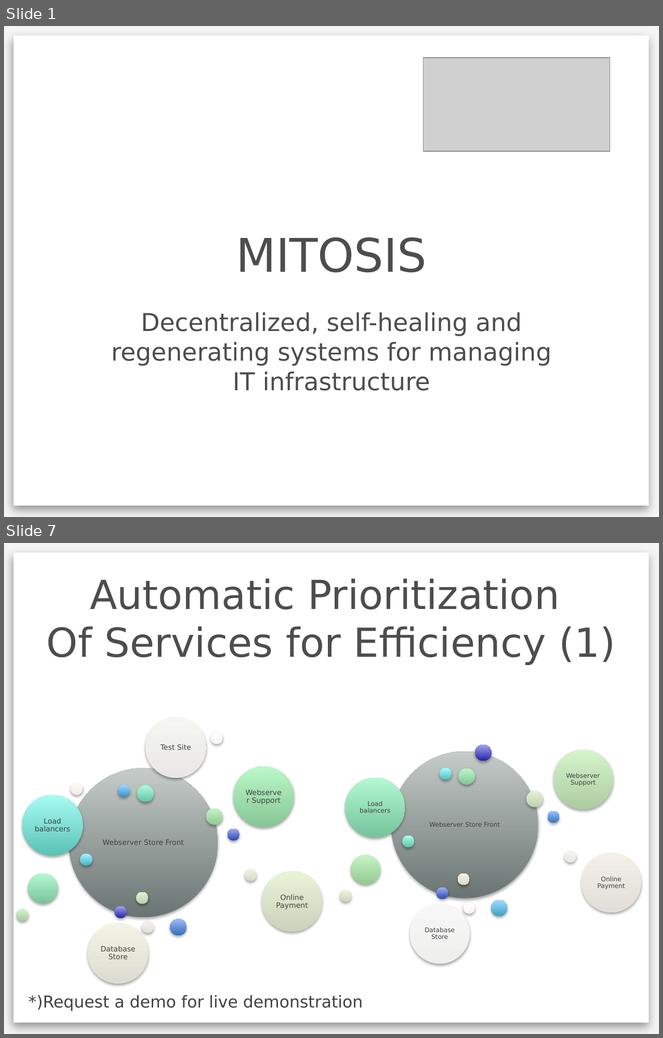
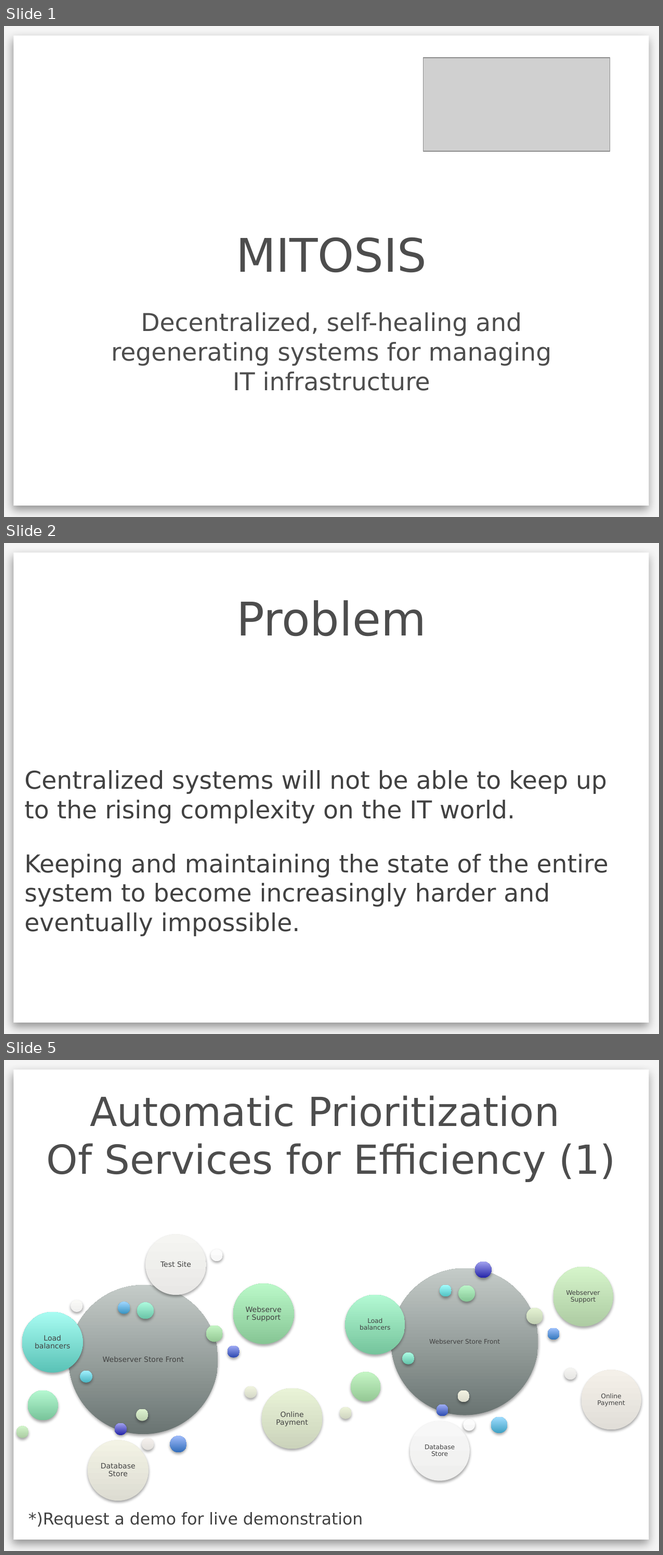
Before and after one commit to pinireznik/antitude, a slide deck: Mitosis-pitch.pptx. Shown one above the other, each under a label of ours: slides 1 and 7 before the commit, slides 1, 2 and 5 after it; the slides between them are not shown. The pictures are 663x1038 and 663x1555 pixels, drawn with LibreOffice and Linux fonts; fonts in the diff are those of the drawing; grey boxes stand for pictures; background and template pictures are left out. Boxes give left, top, right and bottom in pixels: in the first picture for what was removed or moved away, otherwise in the second. Text is boxed around its words. In the diff, an @@ line names an element or a change of style, - is before the commit and + after.

```diff
--- a/Mitosis-pitch.pptx
+++ b/Mitosis-pitch.pptx
@@ slide 2 added at bbox=[4, 543, 659, 1034], background #F5F5F5; not listed: 1 template element that a slide beside it also shows @@
@@ title added at bbox=[237, 600, 427, 637], 51 pt, text #4D4D4D @@
+Problem
@@ text added at bbox=[24, 770, 609, 937], 27 pt, text #414141 @@
+Centralized systems will not be able to keep up to the rising complexity on the IT world.
+Keeping and maintaining the state of the entire system to become increasingly harder and eventually impossible.
@@ what was slide 7 is now slide 5 @@
```
Also in this commit, not shown: 4 slides changed, 6 other slides added, 16 slides removed.
